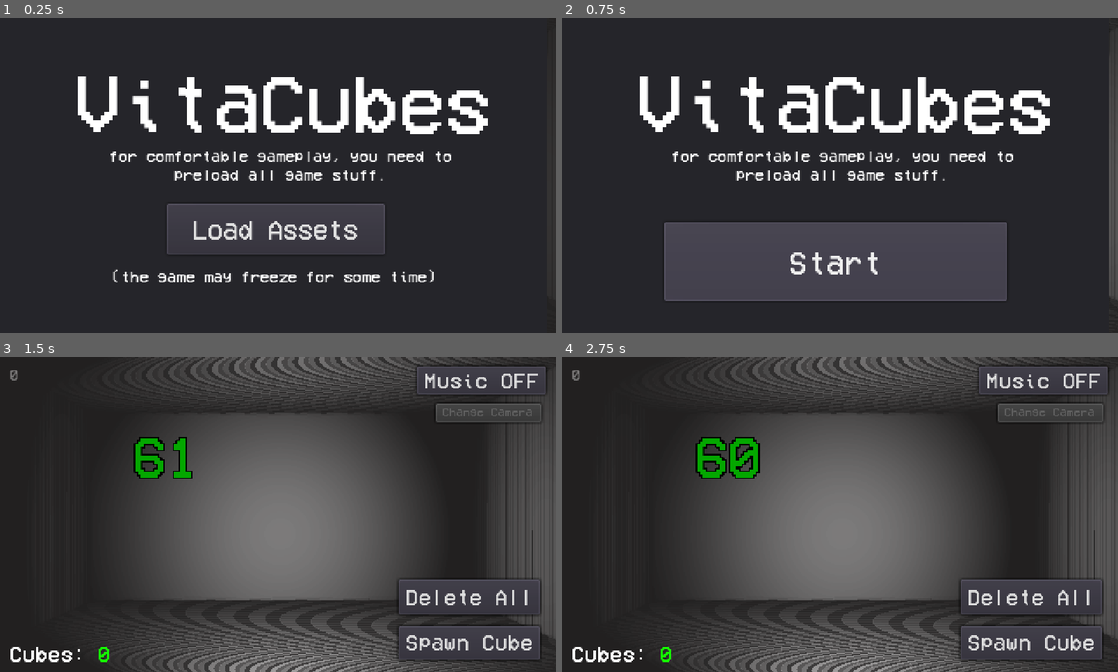
Above: before the commit, frames 1-4 (two rows, left to right).
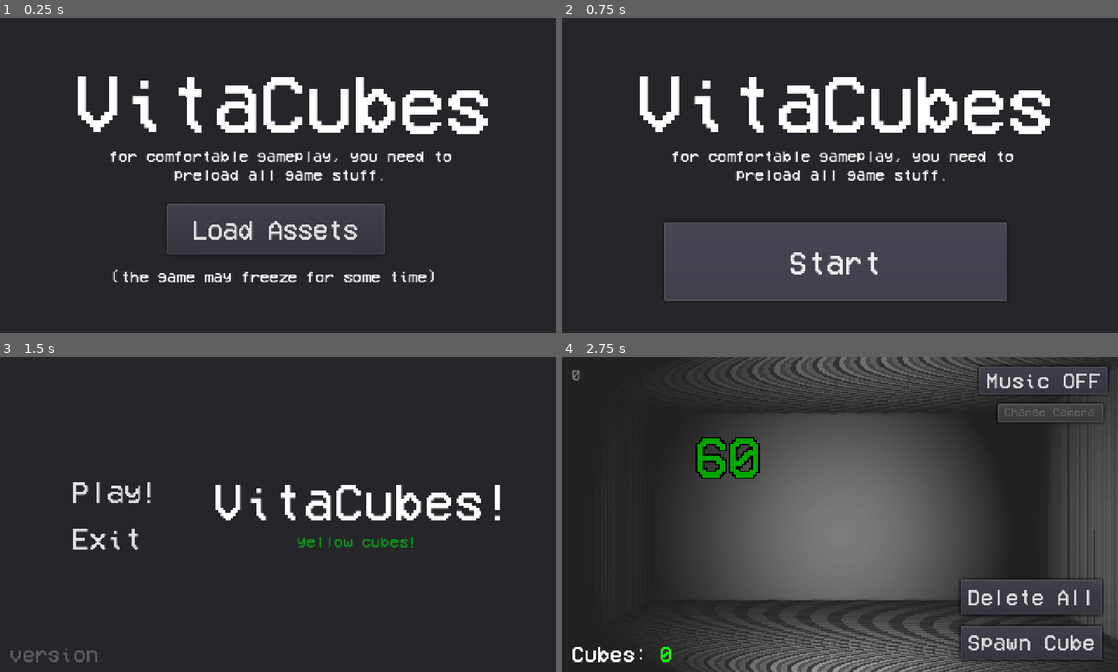
Above: after the commit, the same moments.

Repository: yaragirodev/vitaCubes
Game: Godot game, scene res://scenes/preLoadMenu.tscn
The game is run twice, just before and just after one commit, with the same random seed, the same clock (stepped at 60 frames per second) and the same inputs. Before the commit the project starts from res://scenes/mainMenu.tscn.
Inputs (mouse positions are in pixels of both pictures, inside the frame that each line leads up to):
- Up to frame 1 (0.25 s): no input
- Up to frame 2 (0.75 s): click "Load Assets" at 0.5 s
- Up to frame 3 (1.5 s): click "Start" at 1.25 s
- Up to frame 4 (2.75 s): click (678, 492) at 2 s, where only the run after the commit has a clickable "Play!"

The runs differ from the first frame. In frame 2, 1.1% of the frame differs, in the area x 98-100%, y 10-90%; in frame 3, 49%, in the area x 1-100%, y 0-100%; in frame 4, nothing differs.

Commit message:
main menu + optimization for vita

Diff:
--- a/default_bus_layout.tres
+++ b/default_bus_layout.tres
@@ -1,8 +1,12 @@
-[gd_resource type="AudioBusLayout" load_steps=2 format=2]
+[gd_resource type="AudioBusLayout" load_steps=3 format=2]
 
 [sub_resource type="AudioEffectReverb" id=1]
 resource_name = "Reverb"
 room_size = 0.17
+
+[sub_resource type="AudioEffectEQ" id=2]
+resource_name = "EQ"
+band_db/32_hz = 5.0
 
 [resource]
 bus/1/name = "Musicreverb"
@@ -13,3 +17,5 @@
 bus/1/send = "Master"
 bus/1/effect/0/effect = SubResource( 1 )
 bus/1/effect/0/enabled = true
+bus/1/effect/1/effect = SubResource( 2 )
+bus/1/effect/1/enabled = true
--- a/global/globalData.gd
+++ b/global/globalData.gd
@@ -1,6 +1,10 @@
 extends Node
 
+# there's all GLOBAL variables of the game
 var cubesTotal = 0
 var isMusicPlaying = false
 var isInOtherCamera = false
 var current_ver = 1.2
+var fps = 0
+
+var splashes = ['now on vita!', 'OpenGL ES 2.0 sucks.', 'yellow cubes!', 'wow.. vita is 15 years old..']
--- a/project.godot
+++ b/project.godot
@@ -11,7 +11,7 @@
 [application]
 
 config/name="vitaCubes"
-run/main_scene="res://scenes/mainMenu.tscn"
+run/main_scene="res://scenes/preLoadMenu.tscn"
 boot_splash/image="res://assets/l0_white.png"
 boot_splash/fullsize=false
 boot_splash/bg_color=Color( 0, 0, 0, 1 )
--- a/scenes/fpsCounter.gd
+++ b/scenes/fpsCounter.gd
@@ -1,4 +1,8 @@
 extends Label3D
 
+var fpsRightNow = 0
+
 func _process(_delta):
-	text = str(Engine.get_frames_per_second())
+	fpsRightNow = str(Engine.get_frames_per_second())
+	text = fpsRightNow
+	globalData.fps = fpsRightNow
--- a/scenes/mainLevel.gd
+++ b/scenes/mainLevel.gd
@@ -1,7 +1,20 @@
 extends Spatial
 
 onready var light1 = $env/SpotLight2
+onready var spawned_spatial = get_node("spawnedStuff")
 
 func _ready():
 	if OS.get_name() == "Vita":
 		light1.shadow_enabled = false
+
+
+# i think this will help vita players
+func _process(delta):
+	# if player on vita
+	if OS.get_name() == "Vita":
+		if globalData.cubesTotal >= 100:
+			# OH NO 100 CUBES!
+			globalData.cubesTotal = 0
+			# delete all cubes ):
+			for child in spawned_spatial.get_children():
+				child.queue_free()
--- a/scenes/mainMenu.tscn
+++ b/scenes/mainMenu.tscn
@@ -1,79 +1,80 @@
-[gd_scene load_steps=7 format=2]
+[gd_scene load_steps=8 format=2]
 
 [ext_resource path="res://assets/VCR.ttf" type="DynamicFontData" id=1]
-[ext_resource path="res://scenes/preloadMenu.gd" type="Script" id=2]
+[ext_resource path="res://scenes/mainMenuMainScript.gd" type="Script" id=2]
+[ext_resource path="res://assets/GemSetterOST-00.mp3" type="AudioStream" id=3]
 
 [sub_resource type="DynamicFont" id=1]
-size = 69
+size = 44
 font_data = ExtResource( 1 )
 
 [sub_resource type="DynamicFont" id=2]
 size = 14
 font_data = ExtResource( 1 )
 
-[sub_resource type="DynamicFont" id=4]
-size = 23
+[sub_resource type="DynamicFont" id=3]
+size = 26
 font_data = ExtResource( 1 )
 
-[sub_resource type="DynamicFont" id=3]
-size = 27
+[sub_resource type="DynamicFont" id=4]
+size = 18
 font_data = ExtResource( 1 )
 
-[node name="menu" type="Control"]
+[node name="Control" type="Control"]
 anchor_right = 1.0
 anchor_bottom = 1.0
 script = ExtResource( 2 )
 
-[node name="CanvasLayer" type="CanvasLayer" parent="."]
-layer = 100
-
-[node name="Panel" type="Panel" parent="CanvasLayer"]
-margin_right = 472.0
+[node name="Panel" type="Panel" parent="."]
+margin_right = 480.0
 margin_bottom = 272.0
 
-[node name="title" type="Label" parent="CanvasLayer/Panel"]
-margin_left = 64.3781
-margin_top = 40.0
-margin_right = 424.378
-margin_bottom = 112.0
-rect_rotation = 0.300897
+[node name="name" type="Label" parent="."]
+margin_left = 184.0
+margin_top = 104.0
+margin_right = 444.0
+margin_bottom = 143.0
 custom_fonts/font = SubResource( 1 )
-text = "VitaCubes"
+text = "VitaCubes!"
 
-[node name="text1" type="Label" parent="CanvasLayer/Panel"]
-margin_left = 75.3781
-margin_top = 112.0
-margin_right = 411.378
-margin_bottom = 141.0
+[node name="splash" type="Label" parent="."]
+modulate = Color( 1, 1, 1, 0.521569 )
+margin_left = 184.0
+margin_top = 152.0
+margin_right = 432.0
+margin_bottom = 168.0
+custom_colors/font_color = Color( 0, 0.952941, 0.054902, 1 )
 custom_fonts/font = SubResource( 2 )
-text = "for comfortable gameplay, you need to preload all game stuff."
-align = 1
-autowrap = true
-
-[node name="littleWarning" type="Label" parent="CanvasLayer/Panel"]
-margin_left = 96.0
-margin_top = 216.0
-margin_right = 376.0
-margin_bottom = 232.0
-custom_fonts/font = SubResource( 2 )
-text = "(the game may freeze for some time)"
+text = "splash"
 align = 1
 
-[node name="loadButton" type="Button" parent="CanvasLayer/Panel"]
-margin_left = 144.0
-margin_top = 160.0
-margin_right = 332.0
-margin_bottom = 204.0
+[node name="Play" type="Button" parent="."]
+margin_left = 48.0
+margin_top = 96.0
+margin_right = 152.0
+margin_bottom = 136.0
+custom_fonts/font = SubResource( 3 )
+text = "Play!"
+flat = true
+
+[node name="Exit" type="Button" parent="."]
+margin_left = 40.0
+margin_top = 136.0
+margin_right = 144.0
+margin_bottom = 176.0
+custom_fonts/font = SubResource( 3 )
+text = "Exit"
+flat = true
+
+[node name="version" type="Label" parent="."]
+modulate = Color( 1, 1, 1, 0.258824 )
+margin_left = 8.0
+margin_top = 248.0
+margin_right = 85.0
+margin_bottom = 264.0
 custom_fonts/font = SubResource( 4 )
-text = "Load Assets"
+text = "version"
 
-[node name="proceed" type="Button" parent="CanvasLayer/Panel"]
-visible = false
-margin_left = 88.0
-margin_top = 176.0
-margin_right = 384.0
-margin_bottom = 244.0
-custom_fonts/font = SubResource( 3 )
-text = "Start"
-
-[node name="PRELOADHERE" type="Spatial" parent="."]
+[node name="AudioStreamPlayer" type="AudioStreamPlayer" parent="."]
+stream = ExtResource( 3 )
+autoplay = true
--- /dev/null
+++ b/scenes/mainMenuMainScript.gd
@@ -0,0 +1,37 @@
+extends Control
+
+onready var splashLabel: Label = $splash
+onready var playButton: Button = $Play
+onready var exitButton: Button = $Exit
+onready var versionLabel: Label = $version
+
+func _ready():
+	#button connects
+	playButton.connect('pressed', self, '_onPlayPressed')
+	exitButton.connect('pressed', self, '_onExitPressed')
+
+	# version set
+	if OS.get_name() == "Vita":
+		versionLabel.text = 'vita-' + str(globalData.current_ver)
+
+	if OS.get_name() == "Windows":
+		versionLabel.text = 'win-' + str(globalData.current_ver)
+
+	# set splash
+	getAndSetRandomSplash()
+
+func getAndSetRandomSplash():
+	# random splashes!
+	randomize()
+	var randomIndex = randi() % globalData.splashes.size()
+	var finalSplashText = globalData.splashes[randomIndex]
+	splashLabel.text = finalSplashText
+
+# main buttons
+func _onPlayPressed():
+	print("playbutton pressed")
+	get_tree().change_scene("res://scenes/main.tscn")
+
+func _onExitPressed():
+	print("BYE")
+	get_tree().quit()
--- /dev/null
+++ b/scenes/preLoadMenu.tscn
@@ -0,0 +1,79 @@
+[gd_scene load_steps=7 format=2]
+
+[ext_resource path="res://assets/VCR.ttf" type="DynamicFontData" id=1]
+[ext_resource path="res://scenes/preloadMenu.gd" type="Script" id=2]
+
+[sub_resource type="DynamicFont" id=1]
+size = 69
+font_data = ExtResource( 1 )
+
+[sub_resource type="DynamicFont" id=2]
+size = 14
+font_data = ExtResource( 1 )
+
+[sub_resource type="DynamicFont" id=4]
+size = 23
+font_data = ExtResource( 1 )
+
+[sub_resource type="DynamicFont" id=3]
+size = 27
+font_data = ExtResource( 1 )
+
+[node name="menu" type="Control"]
+anchor_right = 1.0
+anchor_bottom = 1.0
+script = ExtResource( 2 )
+
+[node name="CanvasLayer" type="CanvasLayer" parent="."]
+layer = 100
+
+[node name="Panel" type="Panel" parent="CanvasLayer"]
+margin_right = 480.0
+margin_bottom = 272.0
+
+[node name="title" type="Label" parent="CanvasLayer/Panel"]
+margin_left = 64.3781
+margin_top = 40.0
+margin_right = 424.378
+margin_bottom = 112.0
+rect_rotation = 0.300897
+custom_fonts/font = SubResource( 1 )
+text = "VitaCubes"
+
+[node name="text1" type="Label" parent="CanvasLayer/Panel"]
+margin_left = 75.3781
+margin_top = 112.0
+margin_right = 411.378
+margin_bottom = 141.0
+custom_fonts/font = SubResource( 2 )
+text = "for comfortable gameplay, you need to preload all game stuff."
+align = 1
+autowrap = true
+
+[node name="littleWarning" type="Label" parent="CanvasLayer/Panel"]
+margin_left = 96.0
+margin_top = 216.0
+margin_right = 376.0
+margin_bottom = 232.0
+custom_fonts/font = SubResource( 2 )
+text = "(the game may freeze for some time)"
+align = 1
+
+[node name="loadButton" type="Button" parent="CanvasLayer/Panel"]
+margin_left = 144.0
+margin_top = 160.0
+margin_right = 332.0
+margin_bottom = 204.0
+custom_fonts/font = SubResource( 4 )
+text = "Load Assets"
+
+[node name="proceed" type="Button" parent="CanvasLayer/Panel"]
+visible = false
+margin_left = 88.0
+margin_top = 176.0
+margin_right = 384.0
+margin_bottom = 244.0
+custom_fonts/font = SubResource( 3 )
+text = "Start"
+
+[node name="PRELOADHERE" type="Spatial" parent="."]
--- a/scenes/preloadMenu.gd
+++ b/scenes/preloadMenu.gd
@@ -32,4 +32,4 @@
 	littletext.text = "assets loaded, you can play!"
 
 func _onProceedButtonClicked():
-	get_tree().change_scene("res://scenes/main.tscn")
+	get_tree().change_scene("res://scenes/MainMenu.tscn")
Not shown, added: assets/GemSetterOST-00.mp3.import
Not shown, added: assets/GemSetterOST-00.mp3
